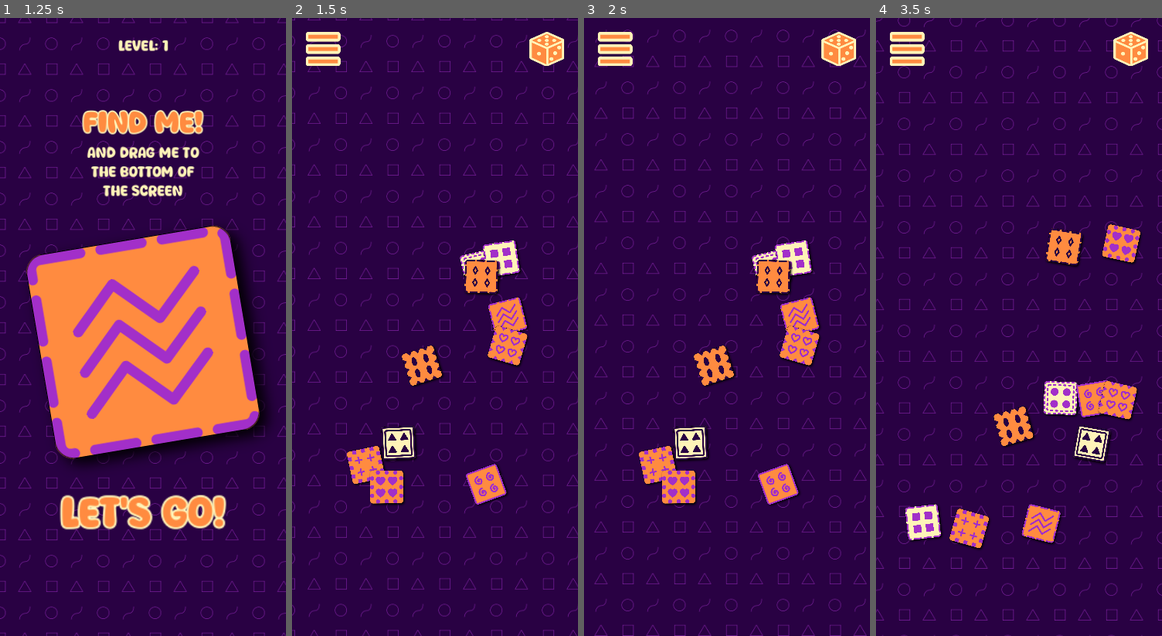
Above: before the commit, frames 1-4 (left to right).
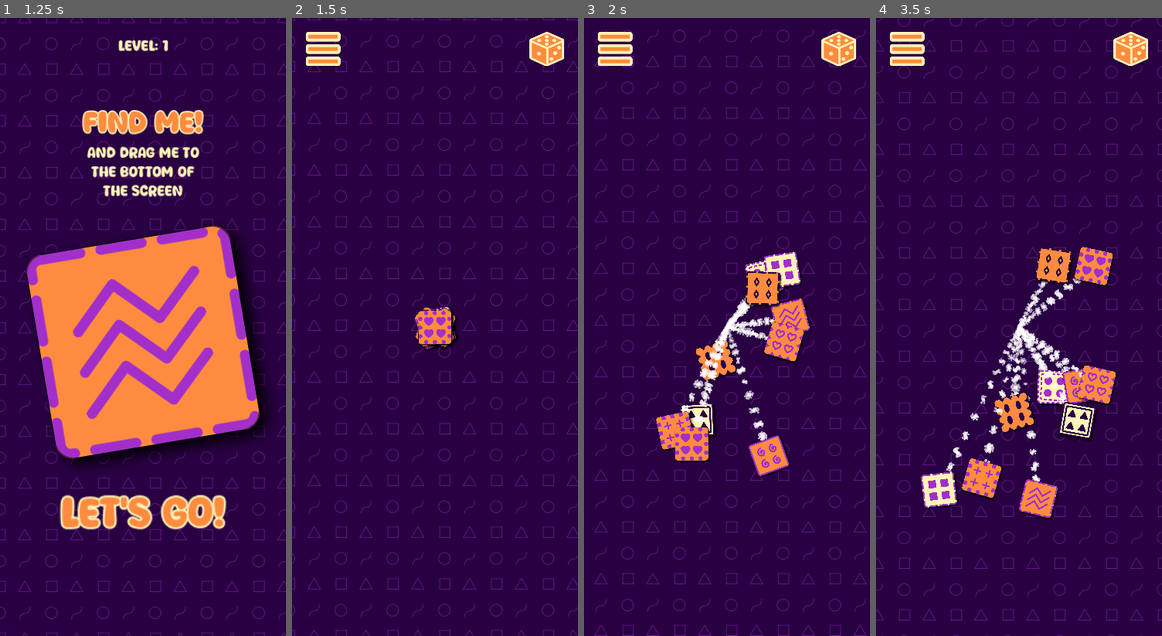
Above: after the commit, the same moments.

Repository: magopian/rummager
Game: Godot game, scene res://start_menu.tscn
Two runs of this game, one before a commit and one after it. Both use one fixed random seed, a clock stepped at 60 frames per second and the inputs below.
Inputs (mouse positions are in pixels of both pictures, inside the frame that each line leads up to):
- Up to frame 1 (1.25 s): click "START" at 0.5 s
- Up to frame 2 (1.5 s): click "Let's go!" at 1.25 s
- Up to frame 3 (2 s): no input
- Up to frame 4 (3.5 s): click (1130, 48) at 2 s; click "Let's go!" at 2.75 s

Frame 1 is identical in both runs. In frame 2, 6.2% of the frame differs, in the area x 19-83%, y 36-79%; in frame 3, 7.9%; in frame 4, 11%, in the area x 10-93%, y 33-86%.

Commit message:
Animate the shuffling of cards

Diff:
--- a/game.gd
+++ b/game.gd
@@ -77,7 +77,7 @@
 	var card: Card = card_scene.instantiate()
 	card.clicked.connect(_on_card_clicked)
 	card.left_screen.connect(_on_card_left_screen)
-	card.position = get_random_position()
+	card.position = viewport_size / 2
 	card.rotation_degrees = randf_range(-20, 20)
 	var card_data: Dictionary = random_card()
 	# TODO: fail after a given number of tries!
@@ -125,6 +125,17 @@
 func _on_lets_go_button_pressed() -> void:
 	play_sound(sound_shuffle)
 	pick_me_canvas_layer.queue_free()
+	shuffle_cards()
+
+
+func shuffle_cards() -> void:
+	var x: int = 0
+	for card in cards.get_children():
+		var tween: Tween = create_tween().set_ease(Tween.EASE_IN_OUT).set_trans(Tween.TRANS_CUBIC)
+		var random_position: Vector2 = get_random_position()
+		tween.tween_interval(x * 0.01)
+		tween.tween_property(card, "position", random_position, 1)
+		x += 1
 
 
 func _on_card_clicked(card: Card) -> void:
